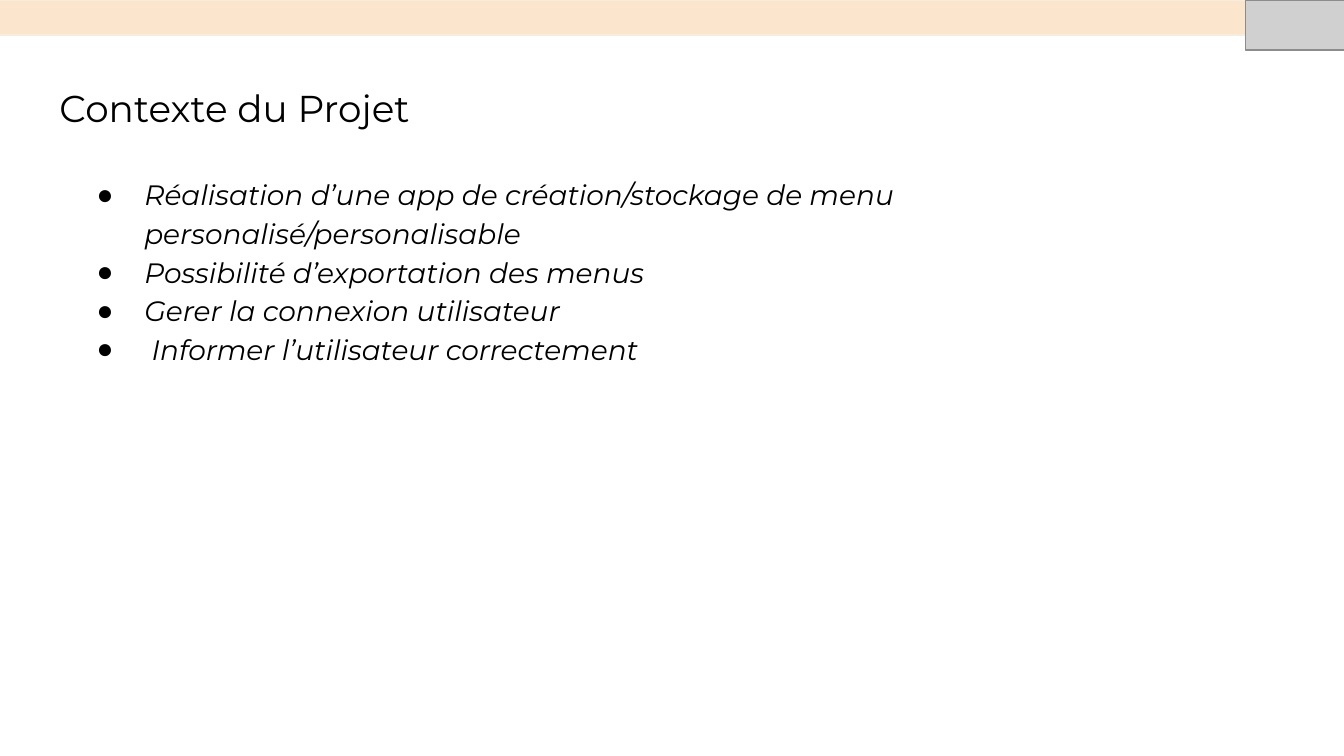
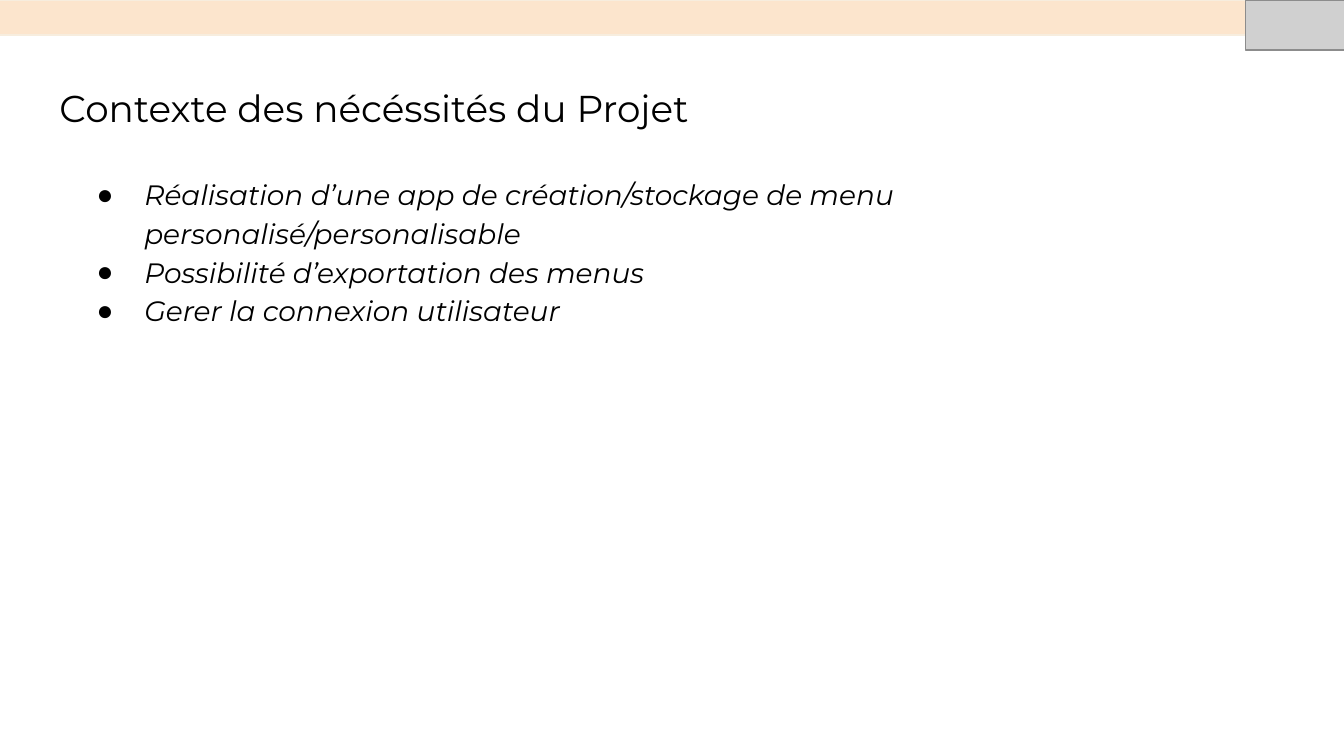
Before and after one commit to DennAmo/11, a slide deck: slide 3 of Aubry_Dennis_4_présentation.pptx. Drawn at 1344x756 pixels with LibreOffice and Linux fonts; fonts in the diff are those of the drawing; grey boxes stand for pictures. Boxes give left, top, right and bottom in pixels: in the first picture for what was removed or moved away, otherwise in the second. Text is boxed around its words. In the diff, an @@ line names an element or a change of style, - is before the commit and + after.

```diff
--- a/Aubry_Dennis_4_présentation.pptx
+++ b/Aubry_Dennis_4_présentation.pptx
@@ title at [59, 94, 689, 130]: text changed @@
-Contexte du Projet
+Contexte des nécéssités du Projet
@@ text at [152, 339, 638, 360]: paragraph removed @@
-● Informer l’utilisateur correctement
```
Also in this commit, not shown: 5 other slides changed, 1 slide added, 1 slide removed, 4 other files.
